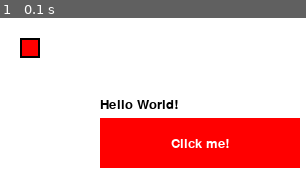
Above: before the commit, frame 1.
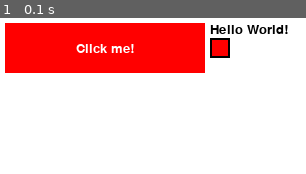
Above: after the commit, the same moment.

Repository: PocketEngineer1/PyGame-UI-Framework
Game: pygame game, started from example.py
Two runs of this game, one before a commit and one after it. Both use one fixed random seed, a clock stepped at 60 frames per second and the inputs below.
Inputs:
- Up to frame 1 (0.1 s): no input

The runs differ from the first frame. In frame 1, 44% of the frame differs, in the area x 1-99%, y 3-97%.

Commit message:
Add files via upload

Diff:
--- a/example.py
+++ b/example.py
@@ -4,9 +4,9 @@
   print('Hello World!')
 
 ui = UI(800, 600, 'Example')
-button = Button(100, 100, 200, 50, (255, 0, 0), 'Click me!', click_handler=hello)
-text = Text(100, 80, 'Hello World!')
-checkbox = Checkbox(20, 20, 20, (255, 0, 0))
+button = Button(5, 5, 200, 50, (255, 0, 0), 'Click me!', click_handler=hello)
+text = Text(210, 5, 'Hello World!')
+checkbox = Checkbox(210, 20, 20, (255, 0, 0))
 # text_input = TextInput(100, 200, 200, 50, text='i am confusion')
 ui.add_button(button)
 ui.add_text(text)
